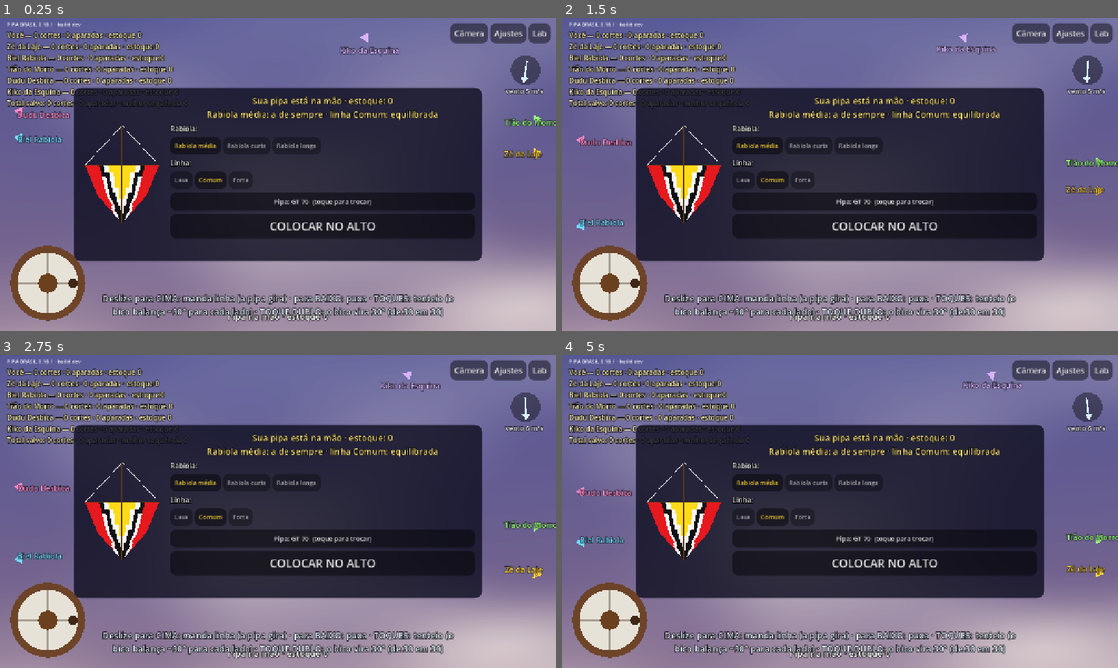
Above: before the commit, frames 1-4 (two rows, left to right).
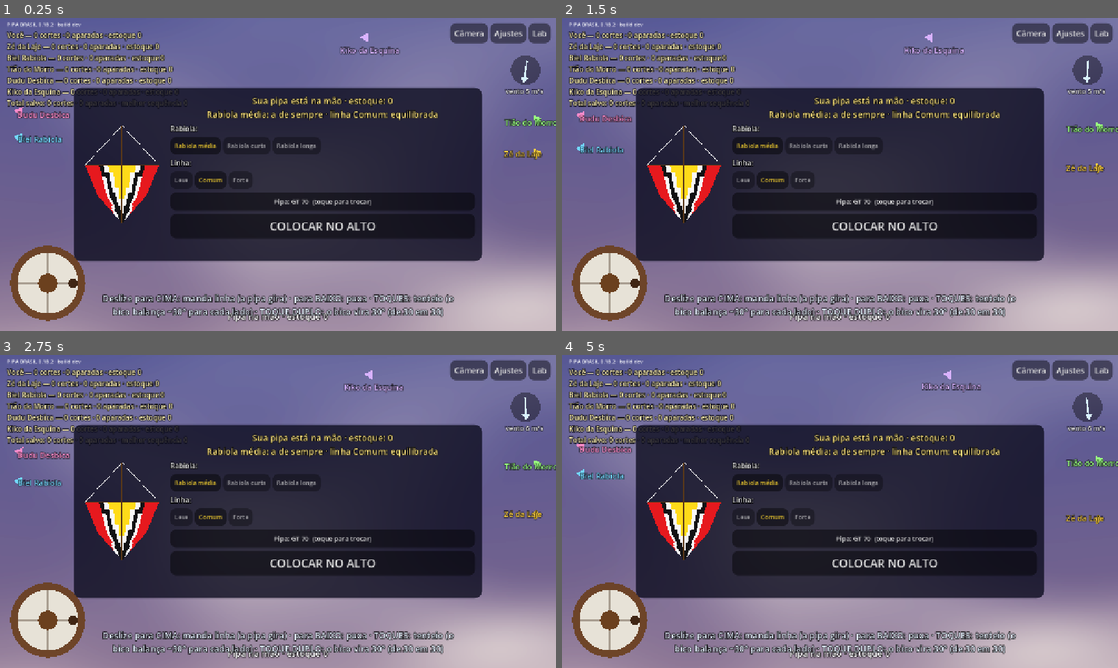
Above: after the commit, the same moments.

Repository: lucaskaeller201-ui/Pipa-Brasil
Game: Godot game, scene res://scenes/main/main.tscn
The game is run twice, just before and just after one commit, with the same random seed, the same clock (stepped at 60 frames per second) and the same inputs.
Inputs (mouse positions are in pixels of both pictures, inside the frame that each line leads up to):
- Up to frame 1 (0.25 s): no input
- Up to frame 2 (1.5 s): tap Enter at 0.5 s; move the mouse to (962, 158) at 0.52 s; hold Right 0.53-1.25 s; tap Z at 0.6 s; click (962, 158) at 0.67 s; tap Space at 0.77 s; drag from (728, 190) to (812, 237) at 1.27 s
- Up to frame 3 (2.75 s): move the mouse to (333, 442) at 2.02 s; hold Right from 2.03 s (still down); tap Q at 2.1 s
- Up to frame 4 (5 s): release Right at 2.75 s; drag from (812, 574) to (673, 464) at 2.77 s; move the mouse to (1006, 558) at 3.52 s; hold A 3.53-4.25 s; tap Z at 3.6 s; tap Space at 3.77 s; drag from (673, 464) to (756, 433) at 4.27 s

The runs differ from the first frame. In frame 1, 0.1% of the frame differs, in the area x 2-97%, y 1-42%; in frame 2, 1.6%; in frame 3, 1.6%; in frame 4, 1.7%, in the area x 2-100%, y 1-71%.

Commit message:
0.18.2: parada ou tenteando para cima, a pipa não tende a rodar (D-058)
Co-Authored-By: Claude Opus 5.5 <noreply@anthropic.com>
Claude-Session: https://claude.ai/code/session_01VcBVPpGPHbKMkWY2F5CwiY

Diff:
--- a/project.godot
+++ b/project.godot
@@ -7,7 +7,7 @@
 
 config/name="PIPA BRASIL"
 config/description="Simulador brasileiro de pipas em 3D"
-config/version="0.18.1"
+config/version="0.18.2"
 run/main_scene="res://scenes/main/main.tscn"
 config/features=PackedStringArray("4.7", "Mobile")
 config/icon="res://icon.svg"
--- a/sim/kite/kite_body.gd
+++ b/sim/kite/kite_body.gd
@@ -221,7 +221,10 @@
 			var tail_dir := rotation * Vector3(0.0, -1.0, 0.0)
 			var s_th := n.dot(tail_dir.cross(vt / vt_len))
 			tau += d.bow_stability * b * 0.5 * RHO * speed * speed * area * d.reference_chord * s_th * (vt_len / speed)
-	if d.spin_bias != 0.0:
+	# D-058: o empurrão de giro só vale MANDANDO LINHA. Parada ou tenteando
+	# com o bico para cima, a pipa não tende a rodar para lado nenhum: só roda
+	# se o jogador levar o bico (toques duplos) ou mandar linha.
+	if d.spin_bias != 0.0 and spin_mode == SpinMode.SPIN_GIVE:
 		var vw := last_wind.length()
 		# o empurrão do vento segue o sentido do giro escolhido (D-055), não um
 		# lado fixo
--- a/tests/scenarios/test_pipa_rio.gd
+++ b/tests/scenarios/test_pipa_rio.gd
@@ -395,3 +395,40 @@
 		antes = agora
 	f.input.clear()
 	return giro
+
+
+## D-058: parada, sem comando, a pipa não roda para lado nenhum.
+func test_parada_nao_tende_a_rodar() -> void:
+	var w := _voo()
+	var f: Flyer = w.flyers[0]
+	var giro := 0.0
+	var antes := f.nose_angle_deg()
+	for i in roundi(8.0 / DT):
+		w.step(DT)
+		var agora := f.nose_angle_deg()
+		giro += wrapf(agora - antes, -180.0, 180.0)
+		antes = agora
+	print("      [parada] 8 s sem comando: o bico girou %.0f° no total, está em %.0f°" % [giro, f.nose_angle_deg()])
+	assert_true(absf(giro) < 90.0, "não rodou sozinha (%.0f°)" % giro)
+	assert_true(absf(f.nose_angle_deg()) < 35.0, "bico para cima")
+
+
+## D-058: tenteando com o bico para cima (toques simples), a pipa não roda.
+func test_tentear_com_bico_para_cima_nao_roda() -> void:
+	var w := _voo()
+	var f: Flyer = w.flyers[0]
+	var giro := 0.0
+	var antes := f.nose_angle_deg()
+	var lado := 1.0
+	for k in 16:
+		f.input.kick_spin = lado
+		f.pilot.trigger(Pilot.Impulse.DESBICAR_LADO, w.time)
+		lado = -lado
+		for i in roundi(0.4 / DT):
+			w.step(DT)
+			var agora := f.nose_angle_deg()
+			giro += wrapf(agora - antes, -180.0, 180.0)
+			antes = agora
+	f.input.kick_spin = 0.0
+	print("      [tenteio para cima] 16 toques: o bico terminou a %.0f° (giro somado %.0f°)" % [f.nose_angle_deg(), giro])
+	assert_true(absf(giro) < 60.0, "não rodou (%.0f°)" % giro)
Not shown, changed: export_presets.cfg
Not shown, changed: docs/changelog.md
Not shown, changed: docs/decisoes.md
Not shown, changed: docs/progresso.md
